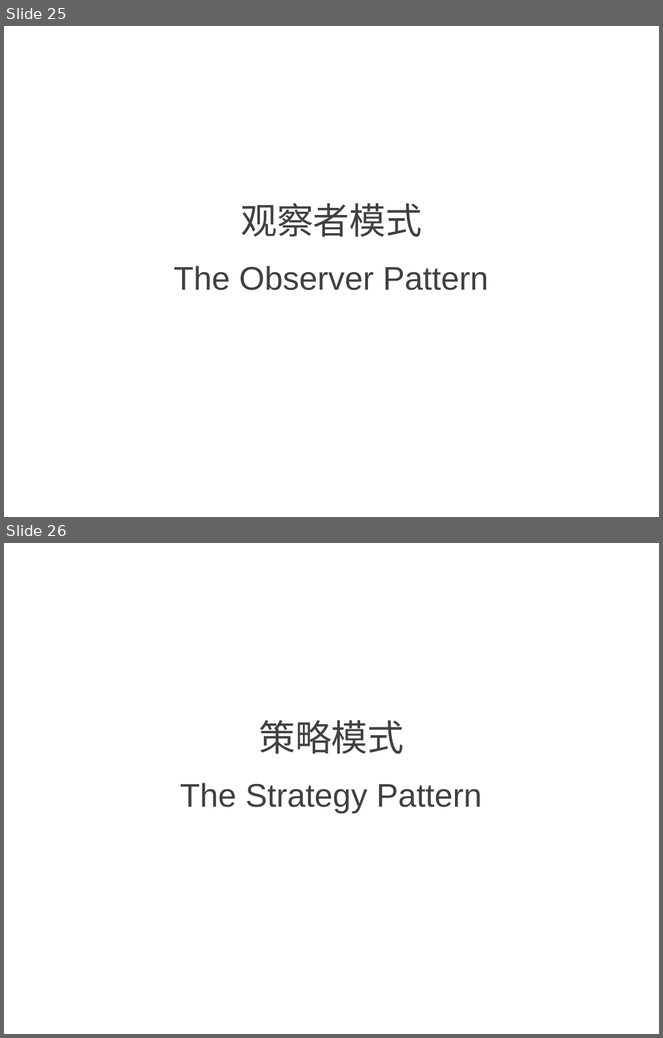
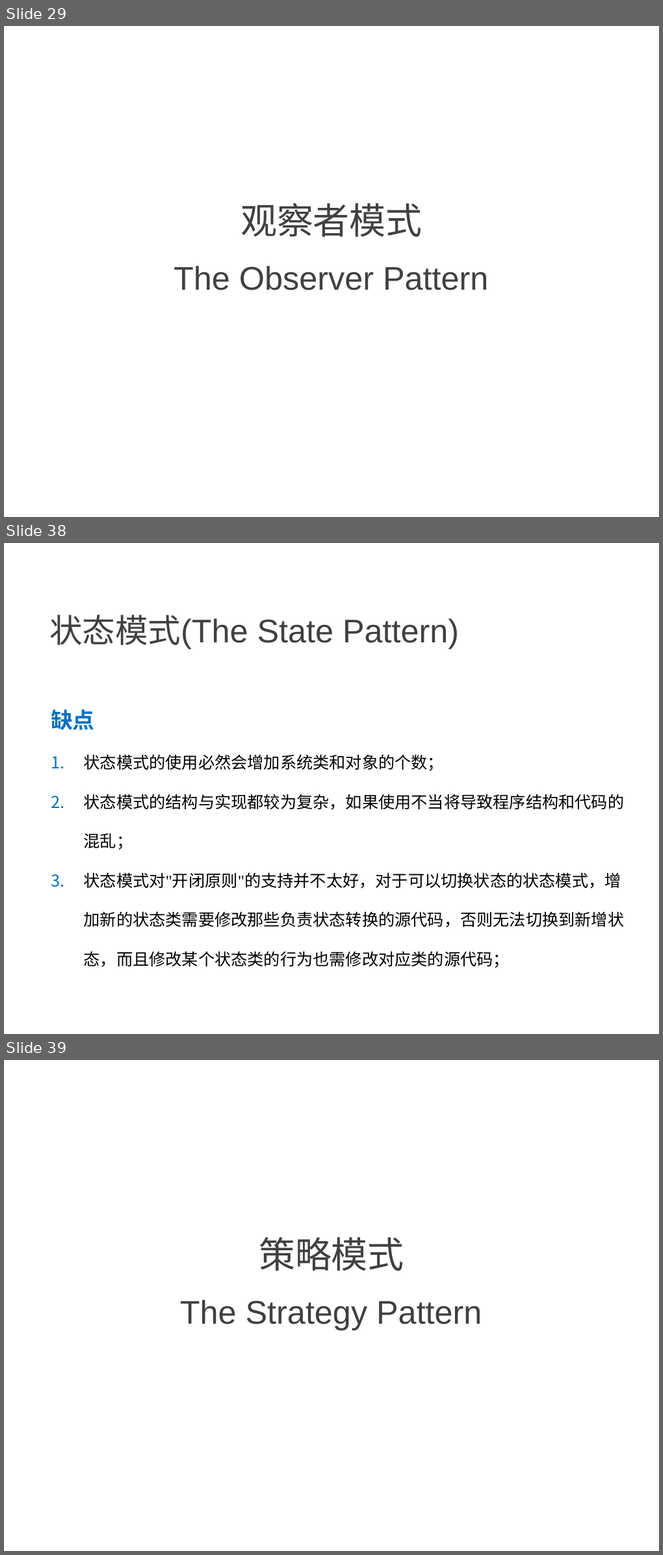
Before and after one commit to NewGr8Player/My-PPT, a slide deck: Design pattern/4.设计模式-行为型模式.pptx. Shown one above the other, each under a label of ours: slides 25 and 26 before the commit, slides 29, 38 and 39 after it; the slides between them are not shown. The pictures are 663x1038 and 663x1555 pixels, drawn with LibreOffice and Linux fonts; fonts in the diff are those of the drawing. Boxes give left, top, right and bottom in pixels: in the first picture for what was removed or moved away, otherwise in the second. Text is boxed around its words. In the diff, an @@ line names an element or a change of style, - is before the commit and + after.

```diff
--- a/Design pattern/4.设计模式-行为型模式.pptx
+++ b/Design pattern/4.设计模式-行为型模式.pptx
@@ slide 38 added at (4,543,659,1034), background #FFFFFF @@
@@ text added at (50,615,459,650), 36 pt, text #404040 @@
+状态模式(The State Pattern)
@@ text added at (51,709,625,968), 18 pt, text #000000 @@
+缺点
+1. 状态模式的使用必然会增加系统类和对象的个数；
+2. 状态模式的结构与实现都较为复杂，如果使用不当将导致程序结构和代码的混乱；
+3. 状态模式对"开闭原则"的支持并不太好，对于可以切换状态的状态模式，增加新的状态类需要修改那些负责状态转换的源代码，否则无法切换到新增状态，而且修改某个状态类的行为也需修改对应类的源代码；
@@ what was slide 25 is now slide 29 @@
@@ what was slide 26 is now slide 39 @@
```
Also in this commit, not shown: 1 slide changed, 12 other slides added.
